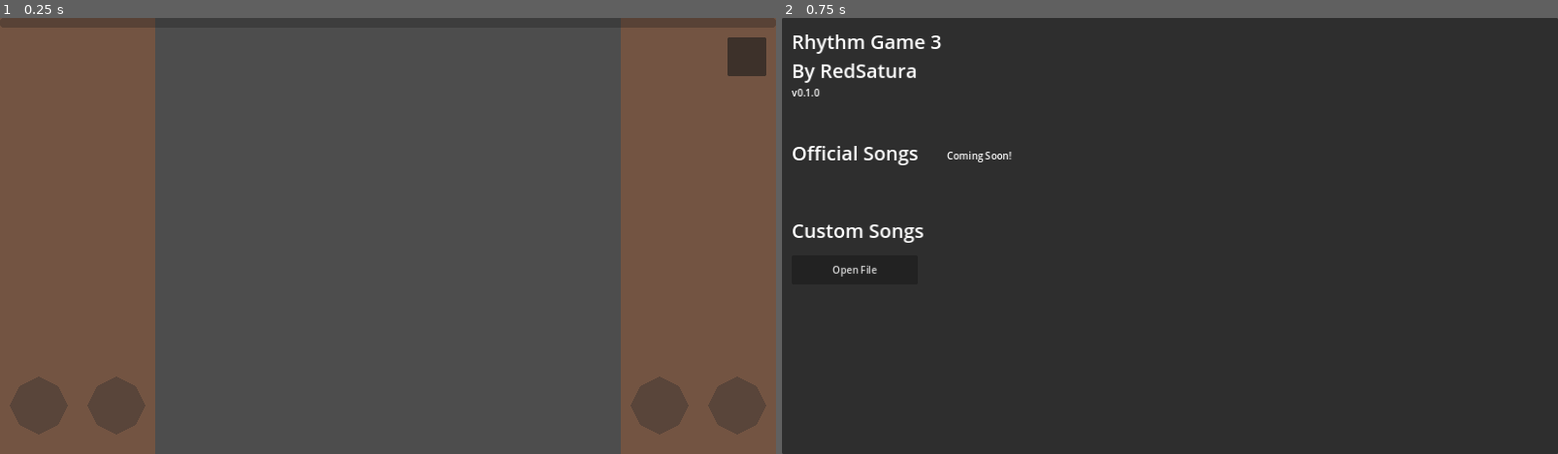
Above: before the commit, frames 1-2 (left to right).
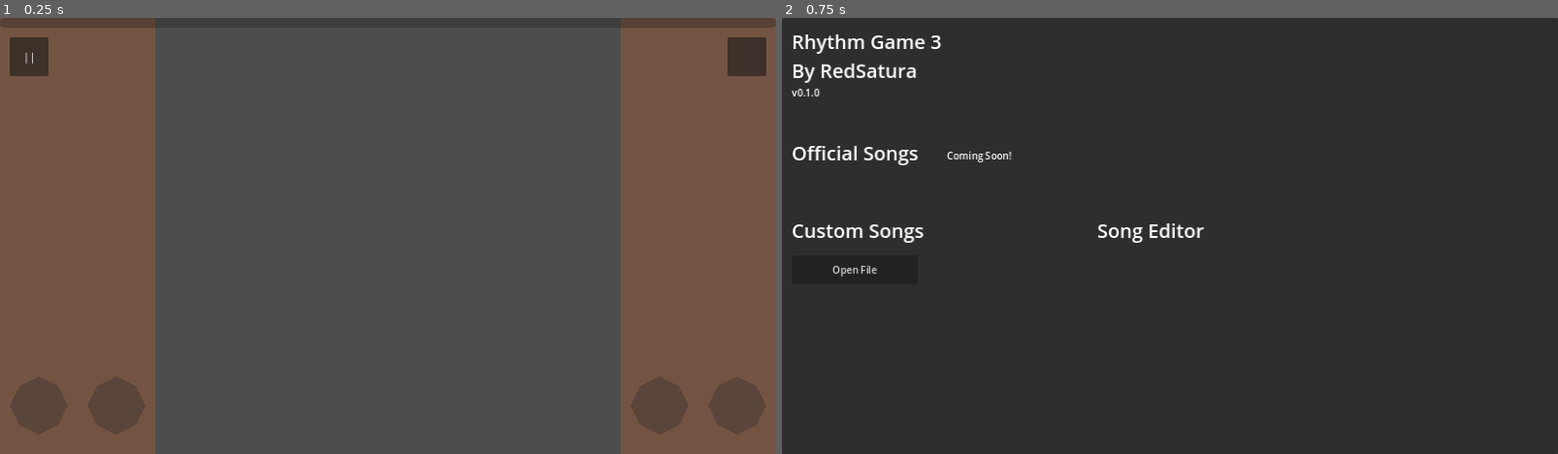
Above: after the commit, the same moments.

Repository: RedSatura/rhythm-game-3
Game: Godot game, scene res://scenes/stage/stage.tscn
Two runs of this game, one before a commit and one after it. Both use one fixed random seed, a clock stepped at 60 frames per second and the inputs below. This scene is started directly instead of the project's main scene.
Inputs (mouse positions are in pixels of both pictures, inside the frame that each line leads up to):
- Up to frame 1 (0.25 s): no input
- Up to frame 2 (0.75 s): click (1526, 57) at 0.5 s

The runs differ from the first frame. In frame 1, 0.4% of the frame differs, in the area x 1-7%, y 4-14%; in frame 2, 0.2%.

Commit message:
add pause button

Diff:
--- a/project.godot
+++ b/project.godot
@@ -11,7 +11,7 @@
 [application]
 
 config/name="Rhythm Game 3"
-config/version="0.0.1"
+config/version="0.1.0"
 run/main_scene="res://scenes/title/title_screen.tscn"
 config/features=PackedStringArray("4.2", "GL Compatibility")
 config/icon="res://icon.svg"
--- a/scenes/conductor/conductor.gd
+++ b/scenes/conductor/conductor.gd
@@ -29,7 +29,6 @@
 var time_off_beat = 0.0
 
 func _ready():
-	prints(bpm, beat_mode, beats_in_measure, starting_beat_in_measure)
 	seconds_per_beat = 60.0 / (bpm * beat_mode)
 	current_beat_in_measure = starting_beat_in_measure
 	var effect = AudioServer.get_bus_effect(1, 0)
--- /dev/null
+++ b/scenes/editor/song_editor.gd
@@ -0,0 +1,3 @@
+extends Node2D
+
+@onready var code_edit = $CodeEdit
--- /dev/null
+++ b/scenes/editor/song_editor.tscn
@@ -0,0 +1,40 @@
+[gd_scene load_steps=3 format=3 uid="uid://cy0hcyuyxp8sr"]
+
+[ext_resource type="Script" path="res://scenes/editor/song_editor.gd" id="1_m8jub"]
+
+[sub_resource type="LabelSettings" id="LabelSettings_46n4m"]
+font_size = 32
+
+[node name="SongEditor" type="Node2D"]
+script = ExtResource("1_m8jub")
+
+[node name="Panel" type="Panel" parent="."]
+offset_right = 1280.0
+offset_bottom = 720.0
+
+[node name="Editor" type="Label" parent="."]
+offset_left = 8.0
+offset_right = 568.0
+offset_bottom = 64.0
+text = "Song Editor"
+label_settings = SubResource("LabelSettings_46n4m")
+vertical_alignment = 1
+
+[node name="CodeEdit" type="CodeEdit" parent="."]
+offset_top = 64.0
+offset_right = 512.0
+offset_bottom = 720.0
+text = "TITLE:
+ARTIST:
+MAPCREATOR:
+DIFFICULTY:
+
+AUDIO_SRC:
+
+BPM:
+BEAT_MODE:
+BEATS_IN_MEASURE:
+
+
+"
+symbol_lookup_on_click = true
--- a/scenes/stage/stage.gd
+++ b/scenes/stage/stage.gd
@@ -12,3 +12,9 @@
 
 func _on_song_start_timer_timeout():
 	song_manager.start_song()
+
+func _on_pause_button_pressed():
+	if get_tree().paused:
+		get_tree().paused = false
+	else:
+		get_tree().paused = true
--- a/scenes/stage/stage.tscn
+++ b/scenes/stage/stage.tscn
@@ -49,6 +49,7 @@
 [node name="SongManager" parent="." instance=ExtResource("6_0b2l7")]
 
 [node name="Button" type="Button" parent="."]
+process_mode = 3
 offset_left = 1200.0
 offset_top = 32.0
 offset_right = 1264.0
@@ -59,5 +60,14 @@
 one_shot = true
 autostart = true
 
+[node name="PauseButton" type="Button" parent="."]
+process_mode = 3
+offset_left = 16.0
+offset_top = 32.0
+offset_right = 80.0
+offset_bottom = 96.0
+text = "||"
+
 [connection signal="pressed" from="Button" to="." method="_on_button_pressed"]
 [connection signal="timeout" from="SongStartTimer" to="." method="_on_song_start_timer_timeout"]
+[connection signal="pressed" from="PauseButton" to="." method="_on_pause_button_pressed"]
--- a/scenes/title/title_screen.tscn
+++ b/scenes/title/title_screen.tscn
@@ -15,6 +15,9 @@
 
 [sub_resource type="LabelSettings" id="LabelSettings_uqs5o"]
 font_size = 24
+
+[sub_resource type="LabelSettings" id="LabelSettings_dvgvb"]
+font_size = 32
 
 [node name="TitleScreen" type="Node2D"]
 script = ExtResource("1_kubb5")
@@ -110,6 +113,7 @@
 offset_bottom = 40.0
 
 [node name="CurrentlyOpened" type="Label" parent="SongInfo"]
+layout_mode = 0
 offset_left = 16.0
 offset_top = 456.0
 offset_right = 201.0
@@ -117,6 +121,7 @@
 text = "Currently Opened Song:"
 
 [node name="SongDataLabels" type="VBoxContainer" parent="SongInfo"]
+layout_mode = 0
 offset_left = 16.0
 offset_top = 488.0
 offset_right = 448.0
@@ -140,6 +145,7 @@
 text = "Difficulty: "
 
 [node name="PlaySong" type="Button" parent="SongInfo"]
+layout_mode = 0
 offset_left = 16.0
 offset_top = 608.0
 offset_right = 224.0
@@ -165,6 +171,20 @@
 [node name="VBoxContainer" type="VBoxContainer" parent="Recent/ScrollContainer"]
 layout_mode = 2
 
+[node name="Editor" type="Control" parent="."]
+layout_mode = 3
+anchors_preset = 0
+offset_right = 40.0
+offset_bottom = 40.0
+
+[node name="Editor" type="Label" parent="Editor"]
+offset_left = 520.0
+offset_top = 328.0
+offset_right = 760.0
+offset_bottom = 373.0
+text = "Song Editor"
+label_settings = SubResource("LabelSettings_dvgvb")
+
 [node name="SongValidator" type="Node2D" parent="."]
 script = ExtResource("3_oqavg")
 
Not shown: 1 places in scenes/title/title_screen.tscn that only renumber resources
